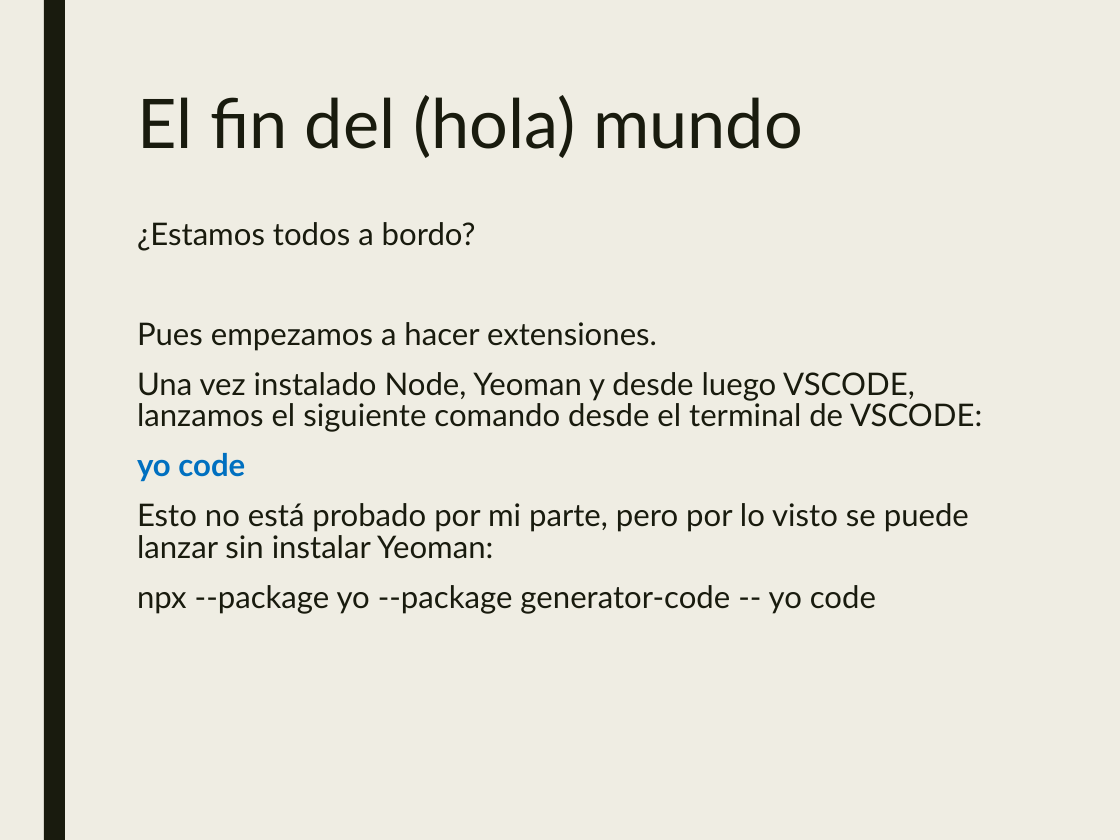
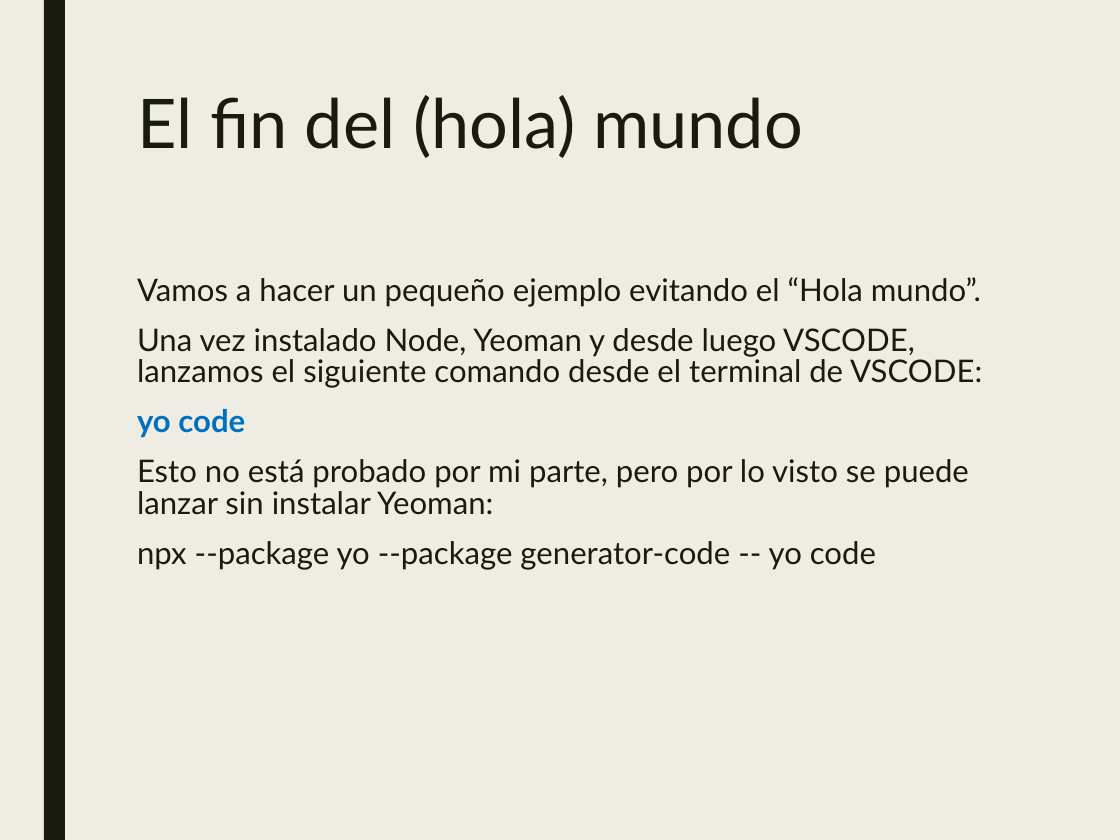
Before and after one commit to JalmarazMartn/dotnetrioja1, a slide deck: slide 13 of VSCODE Extensiones.ppt (slide 10 before the commit). Drawn at 1120x840 pixels with LibreOffice and Linux fonts; fonts in the diff are those of the drawing. Boxes give left, top, right and bottom in pixels: in the first picture for what was removed or moved away, otherwise in the second. Text is boxed around its words. In the diff, an @@ line names an element or a change of style, - is before the commit and + after.

```diff
--- a/VSCODE Extensiones.ppt
+++ b/VSCODE Extensiones.ppt
@@ text at [137,277,981,307]: text changed @@
-¿Estamos todos a bordo?
-Pues empezamos a hacer extensiones.
+Vamos a hacer un pequeño ejemplo evitando el “Hola mundo”.
```
Also in this commit, not shown: 4 other slides changed, 4 slides added, 1 slide removed.
